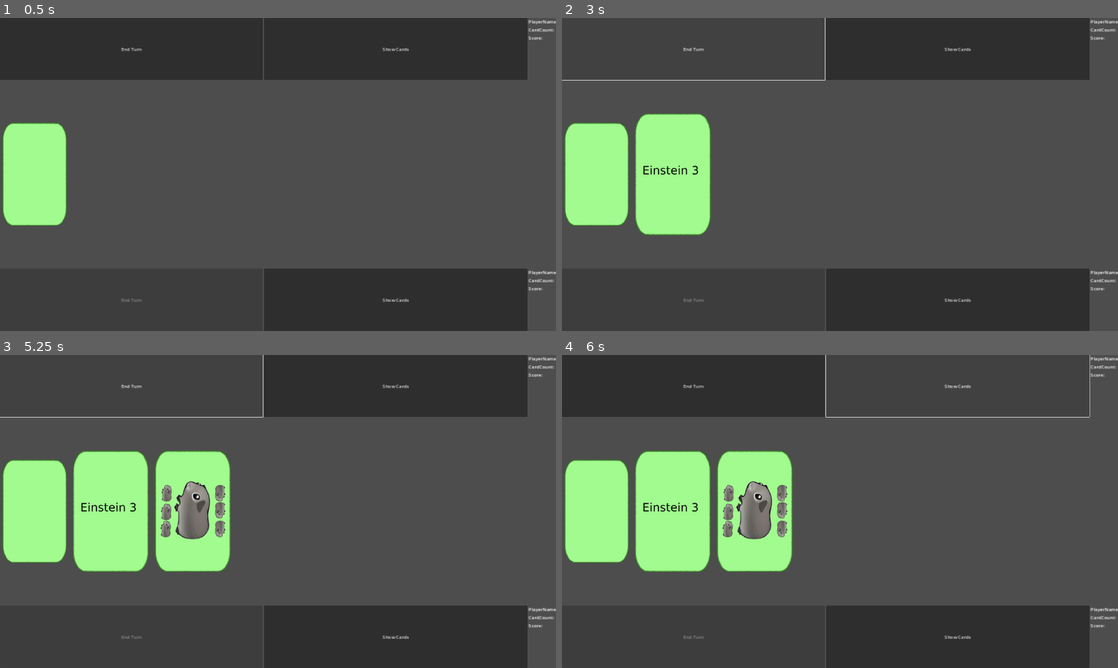
Above: before the commit, frames 1-4 (two rows, left to right).
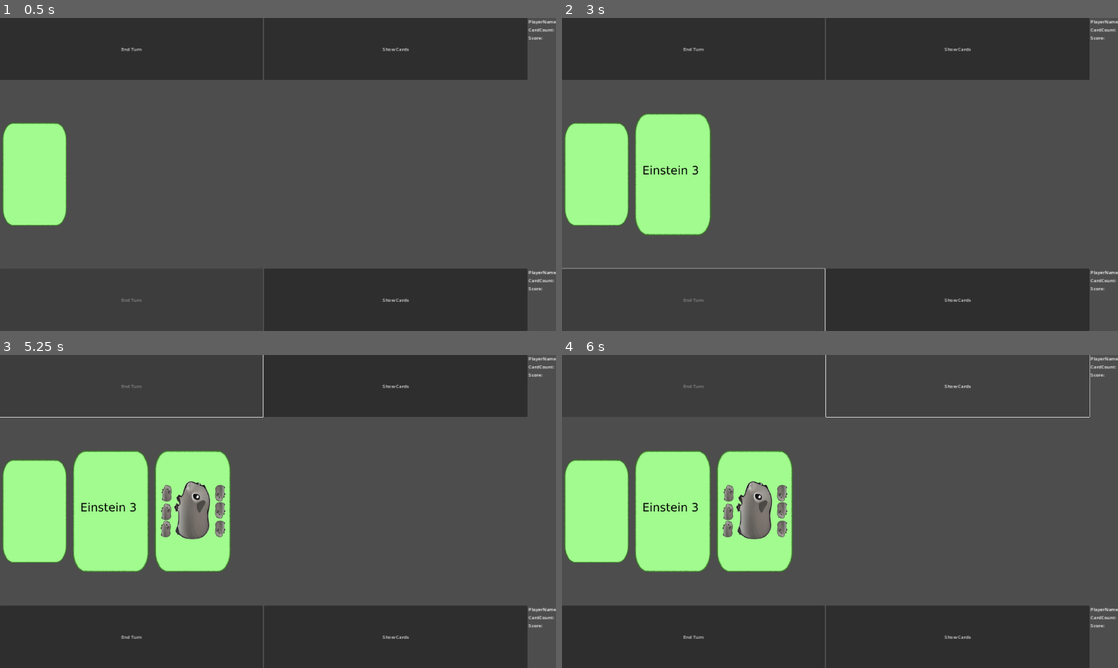
Above: after the commit, the same moments.

Repository: ElQDuck/guinea-piggies
Game: Godot game, scene res://scenes/main.tscn
The game is run twice, just before and just after one commit, with the same random seed, the same clock (stepped at 60 frames per second) and the same inputs.
Inputs (mouse positions are in pixels of both pictures, inside the frame that each line leads up to):
- Up to frame 1 (0.5 s): no input
- Up to frame 2 (3 s): click "End Turn" at 0.5 s; click "Show Cards" at 1.25 s; click (595, 174) at 2 s; click "End Turn" at 2.75 s
- Up to frame 3 (5.25 s): click "Show Cards" at 3.5 s; click (33, 511) at 4.25 s; click "End Turn" at 5 s
- Up to frame 4 (6 s): click "Show Cards" at 5.75 s

Frame 1 is identical in both runs. In frame 2, 0.4% of the frame differs, in the area x 0-48%, y 0-100%; in frame 3, less than 0.1%; in frame 4, less than 0.1%.

Commit message:
feat: add auto turn end

Diff:
--- a/scripts/Player1.gd
+++ b/scripts/Player1.gd
@@ -17,7 +17,8 @@
 	print("Player1 ended turn")
 	print("He got:")
 	print($"../Table".CardsOnTable)
-
+	Active = false
+	$"../Player2".Active = true
 
 func _on_show_cards_pressed():
 	print("Player 1 Cards in hand:")
--- a/scripts/Player2.gd
+++ b/scripts/Player2.gd
@@ -16,8 +16,9 @@
 func _on_end_turn_pressed():
 	print("Player1 ended turn")
 	print("He got:")
-	print($"../Table".Cards)
-
+	print($"../Table".CardsOnTable)
+	Active = false
+	$"../Player1".Active = true
 
 func _on_show_cards_pressed():
 	print("Player 2 Cards in hand:")
--- a/scripts/Table.gd
+++ b/scripts/Table.gd
@@ -18,14 +18,18 @@
 	# Find double card types
 	for i in range(CardsOnTable.size() - 1):
 		if CardsOnTable[i].Type == newCard.Type:
-			print("Double card found: " + Card.PiggyType.keys()[newCard.Type])
+			print("Double card found: " + Card.PiggyType.keys()[newCard.Type] + " at " + str(i))
 			# Add left over cards to current player
 			if $"../Player1".Active:
 				for j in range(i):
 					$"../Player1".CardsInHand.push_back(CardsOnTable[j])
-			if $"../Player2".Active:
+				$"../Player1".Active = false
+				$"../Player2".Active = true
+			else:
 				for j in range(i):
 					$"../Player2".CardsInHand.push_back(CardsOnTable[j])
+				$"../Player1".Active = true
+				$"../Player2".Active = false
 			# Cleanup table
 			CardsOnTable.clear()
 			for uiCardOnTable in $"../TableUi/VBoxContainer/Cards/GridContainer".get_children():
